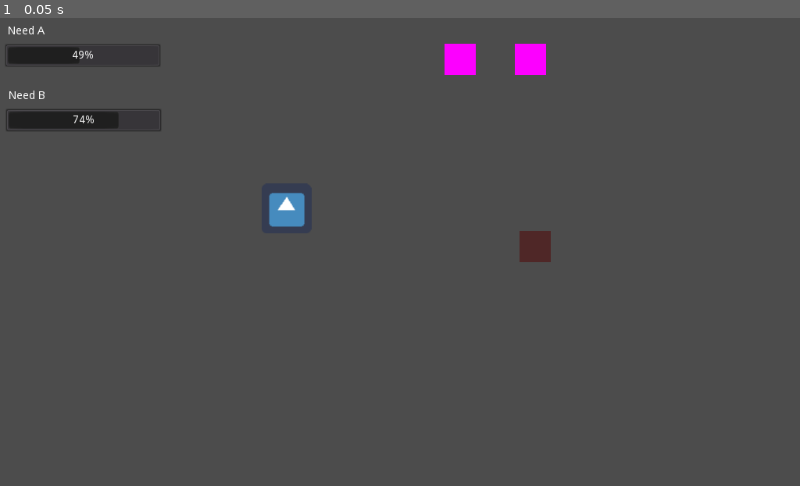
Above: before the commit, frame 1.
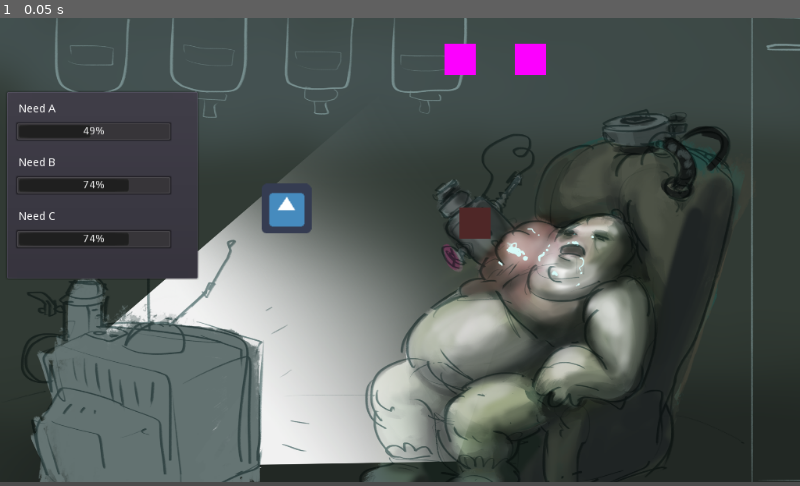
Above: after the commit, the same moment.

Repository: BlackBrad/KiwiJam2021
Game: Godot game, scene res://Scenes/NeedsTest.tscn
Same seed, same stepped clock (60 frames per second), same inputs: the game is played once before the commit and once after it. The project has no main scene, so this scene is started directly. The engine's default icon, where the game draws it, is replaced by a stand-in: a white triangle on a blue panel in a dark square.
Inputs:
- Up to frame 1 (0.05 s): no input

The runs differ from the first frame. In frame 1, 56% of the frame differs, in the area x 0-100%, y 0-100%.

Commit message:
Add art mockup

Diff:
--- a/Scenes/NeedUI.tscn
+++ b/Scenes/NeedUI.tscn
@@ -3,8 +3,9 @@
 [ext_resource path="res://Scripts/NeedUI.gd" type="Script" id=1]
 
 [node name="NeedUI" type="Control"]
-margin_right = 219.0
-margin_bottom = 128.0
+margin_right = 220.0
+margin_bottom = 65.0
+rect_min_size = Vector2( 220, 65 )
 script = ExtResource( 1 )
 __meta__ = {
 "_edit_use_anchors_": false
@@ -15,7 +16,7 @@
 margin_left = 6.29959
 margin_top = 32.7579
 margin_right = 206.3
-margin_bottom = 62.7579
+margin_bottom = 57.7579
 size_flags_horizontal = 3
 size_flags_vertical = 2
 value = 50.0
--- a/Scenes/NeedsTest.tscn
+++ b/Scenes/NeedsTest.tscn
@@ -1,25 +1,59 @@
-[gd_scene load_steps=6 format=2]
+[gd_scene load_steps=7 format=2]
 
 [ext_resource path="res://Scenes/NeedUI.tscn" type="PackedScene" id=1]
 [ext_resource path="res://icon.png" type="Texture" id=2]
 [ext_resource path="res://Scripts/NeedSource.gd" type="Script" id=3]
 [ext_resource path="res://Scenes/Substance.tscn" type="PackedScene" id=4]
 [ext_resource path="res://Scripts/DropTest.gd" type="Script" id=5]
+[ext_resource path="res://Art/mockup.png" type="Texture" id=6]
 
 [node name="NeedsTest" type="Node2D"]
 
-[node name="NeedA" parent="." instance=ExtResource( 1 )]
+[node name="Mockup" type="TextureRect" parent="."]
+anchor_right = 1.0
+anchor_bottom = 1.0
+margin_right = 1404.0
+margin_bottom = 595.0
+mouse_filter = 2
+texture = ExtResource( 6 )
+expand = true
+stretch_mode = 5
+__meta__ = {
+"_edit_use_anchors_": false
+}
+
+[node name="PanelContainer" type="PanelContainer" parent="."]
+margin_left = 7.0
+margin_top = 93.0
+margin_right = 255.0
+margin_bottom = 336.0
+__meta__ = {
+"_edit_use_anchors_": false
+}
+
+[node name="GridContainer" type="GridContainer" parent="PanelContainer"]
+margin_left = 7.0
+margin_top = 7.0
+margin_right = 241.0
+margin_bottom = 236.0
+
+[node name="NeedA" parent="PanelContainer/GridContainer" instance=ExtResource( 1 )]
 label_name = "Need A"
-need_source_path = NodePath("../NeedSource")
+need_source_path = NodePath("../../../NeedSource")
 
-[node name="NeedB" parent="." instance=ExtResource( 1 )]
-margin_left = 1.25992
-margin_top = 83.1548
-margin_right = 220.26
-margin_bottom = 211.155
+[node name="NeedB" parent="PanelContainer/GridContainer" instance=ExtResource( 1 )]
+margin_top = 69.0
+margin_bottom = 134.0
 label_name = "Need B"
 need_key = 1
-need_source_path = NodePath("../NeedSource")
+need_source_path = NodePath("../../../NeedSource")
+
+[node name="NeedC" parent="PanelContainer/GridContainer" instance=ExtResource( 1 )]
+margin_top = 138.0
+margin_bottom = 203.0
+label_name = "Need C"
+need_key = 1
+need_source_path = NodePath("../../../NeedSource")
 
 [node name="NeedSource" type="Node2D" parent="."]
 position = Vector2( 366.637, 244.425 )
@@ -37,10 +71,11 @@
 substance = 1
 
 [node name="DropTest" type="Control" parent="."]
-margin_left = 665.0
-margin_top = 273.0
-margin_right = 864.0
-margin_bottom = 391.0
+margin_left = 588.0
+margin_top = 243.0
+margin_right = 628.0
+margin_bottom = 283.0
+rect_min_size = Vector2( 40, 40 )
 script = ExtResource( 5 )
 __meta__ = {
 "_edit_use_anchors_": false
Binary file added: Art/mockup.png
Not shown, added: Art/mockup.png.import
